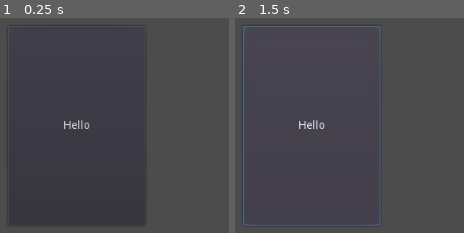
Above: before the commit, frames 1-2 (left to right).
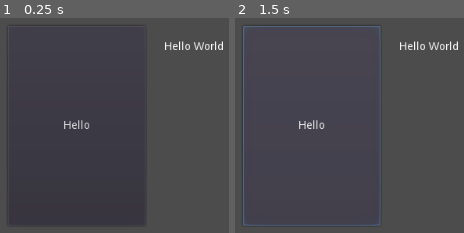
Above: after the commit, the same moments.

Repository: ponyatov/godmode
Game: Godot game, scene res://2D_scene.tscn
The game is run twice, just before and just after one commit, with the same random seed, the same clock (stepped at 60 frames per second) and the same inputs.
Inputs:
- Up to frame 1 (0.25 s): no input
- Up to frame 2 (1.5 s): click "Hello" at 0.5 s; click "Hello" at 1.25 s

The runs differ from the first frame. In frame 1, 0.5% of the frame differs, in the area x 72-98%, y 10-15%; in frame 2, 0.5%.

Commit message:
Signed-off-by: Dmitry Ponyatov <dponyatov@gmail.com>

Diff:
--- a/workout/2D_scene.tscn
+++ b/workout/2D_scene.tscn
@@ -11,3 +11,10 @@
 __meta__ = {
 "_edit_use_anchors_": false
 }
+
+[node name="Label" type="Label" parent="Button"]
+margin_left = 200.0
+margin_top = 20.0
+margin_right = 270.0
+margin_bottom = 40.9391
+text = "Hello World"
